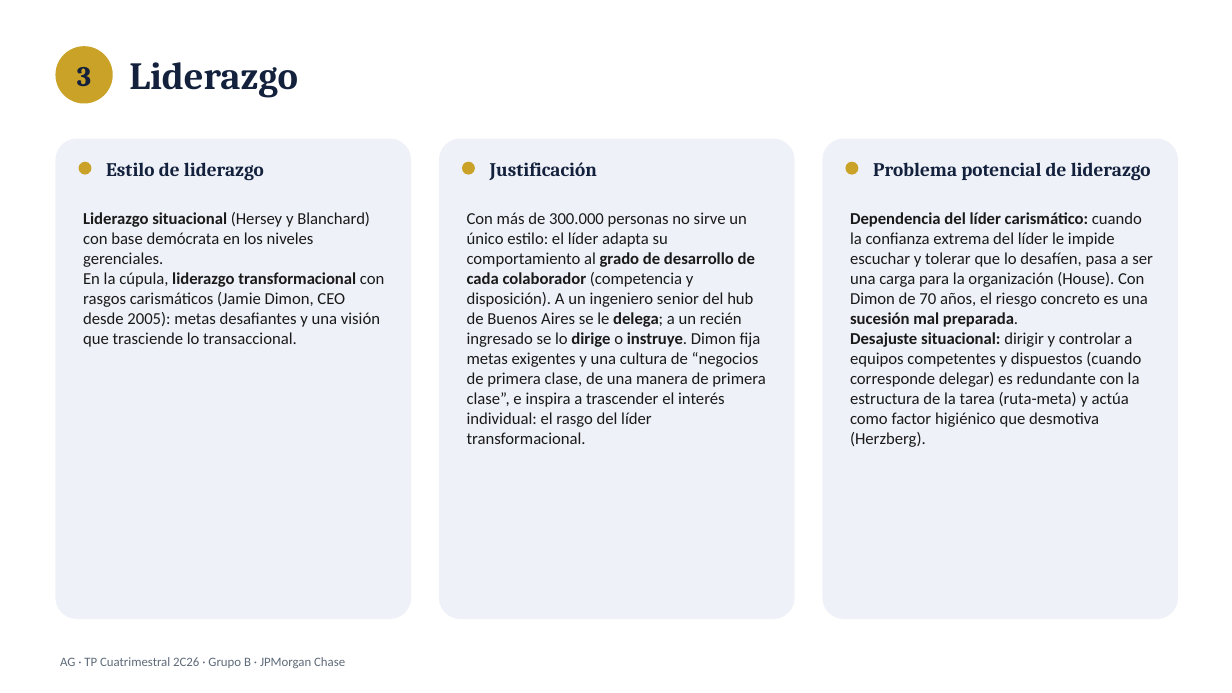
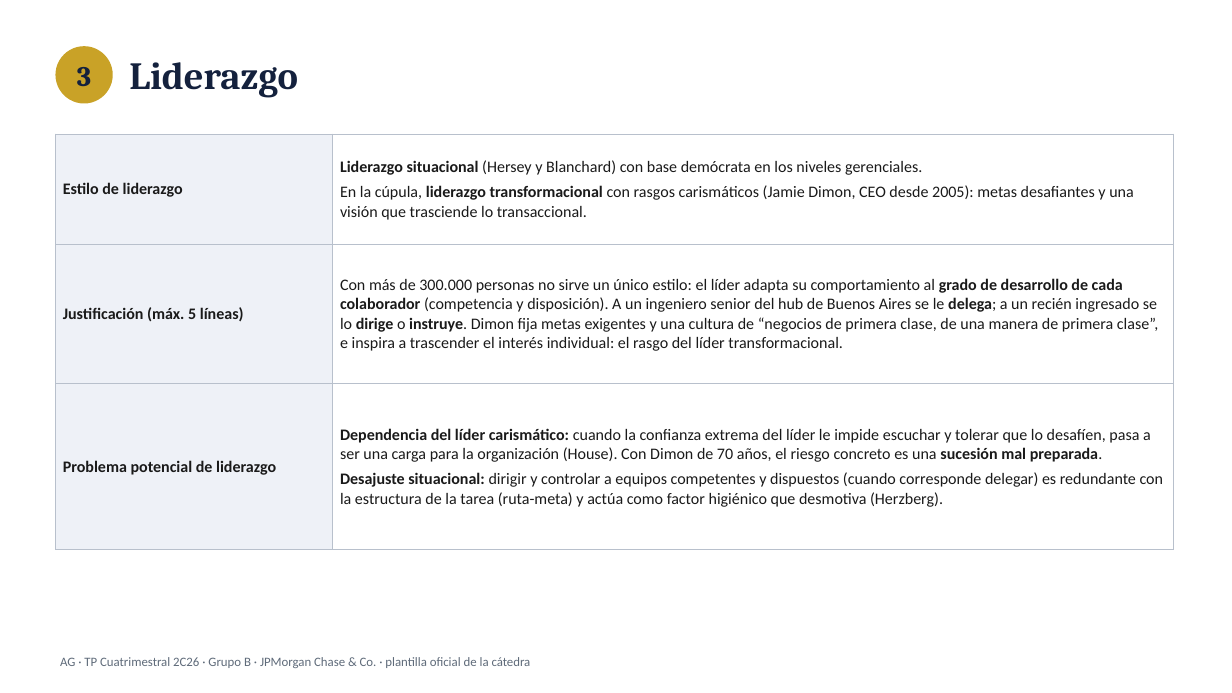
Before and after one commit to lschirripa/utn-boost, a slide deck: slide 4 of materias/administracion-gerencial/tp-cuatrimestral/exports/00_TP Cuatrimestral_GB.pptx. Drawn at 1232x693 pixels with LibreOffice and Linux fonts; fonts in the diff are those of the drawing. Boxes give left, top, right and bottom in pixels: in the first picture for what was removed or moved away, otherwise in the second. Text is boxed around its words. In the diff, an @@ line names an element or a change of style, - is before the commit and + after.

```diff
--- a/materias/administracion-gerencial/tp-cuatrimestral/exports/00_TP Cuatrimestral_GB.pptx
+++ b/materias/administracion-gerencial/tp-cuatrimestral/exports/00_TP Cuatrimestral_GB.pptx
@@ rounded rectangle removed at box(55, 139, 411, 619) @@
@@ table added at box(55, 134, 1174, 550), 3 rows, 2 columns @@
+Estilo de liderazgo | Liderazgo situacional (Hersey y Blanchard) con base demócrata en los niveles gerenciales. / En la cúpula, liderazgo transformacional con rasgos carismáticos (Jamie Dimon, CEO desde 2005): metas desafiantes y una visión que trasciende lo transaccional.
+Justificación (máx. 5 líneas) | Con más de 300.000 personas no sirve un único estilo: el líder adapta su comportamiento al grado de desarrollo de cada colaborador (competencia y disposición). A un ingeniero senior del hub de Buenos Aires se le delega; a un recién ingresado se lo dirige o instruye. Dimon fija metas exigentes y una cultura de “negocios de primera clase, de una manera de primera clase”, e inspira a trascender el interés individual: el rasgo del líder transformacional.
+Problema potencial de liderazgo | Dependencia del líder carismático: cuando la confianza extrema del líder le impide escuchar y tolerar que lo desafíen, pasa a ser una carga para la organización (House). Con Dimon de 70 años, el riesgo concreto es una sucesión mal preparada. / Desajuste situacional: dirigir y controlar a equipos competentes y dispuestos (cuando corresponde delegar) es redundante con la estructura de la tarea (ruta-meta) y actúa como factor higiénico que desmotiva (Herzberg).
@@ rounded rectangle removed at box(439, 139, 795, 619) @@
@@ rounded rectangle removed at box(823, 139, 1178, 619) @@
@@ ellipse removed at box(79, 162, 91, 175) @@
@@ text removed at box(106, 162, 264, 181) @@
-Estilo de liderazgo
@@ ellipse removed at box(462, 162, 475, 175) @@
@@ text removed at box(490, 162, 597, 180) @@
-Justificación
@@ ellipse removed at box(846, 162, 859, 175) @@
@@ text removed at box(873, 162, 1151, 181) @@
-Problema potencial de liderazgo
@@ text removed at box(83, 212, 384, 347) @@
-Liderazgo situacional (Hersey y Blanchard) con base demócrata en los niveles gerenciales.
-En la cúpula, liderazgo transformacional con rasgos carismáticos (Jamie Dimon, CEO desde 2005): metas desafiantes y una visión que trasciende lo transaccional.
@@ text removed at box(467, 212, 765, 444) @@
-Con más de 300.000 personas no sirve un único estilo: el líder adapta su comportamiento al grado de desarrollo de cada colaborador (competencia y disposición). A un ingeniero senior del hub de Buenos Aires se le delega; a un recién ingresado se lo dirige o instruye. Dimon fija metas exigentes y una cultura de “negocios de primera clase, de una manera de primera clase”, e inspira a trascender el interés individual: el rasgo del líder transformacional.
@@ text removed at box(850, 212, 1153, 447) @@
-Dependencia del líder carismático: cuando la confianza extrema del líder le impide escuchar y tolerar que lo desafíen, pasa a ser una carga para la organización (House). Con Dimon de 70 años, el riesgo concreto es una sucesión mal preparada.
-Desajuste situacional: dirigir y controlar a equipos competentes y dispuestos (cuando corresponde delegar) es redundante con la estructura de la tarea (ruta-meta) y actúa como factor higiénico que desmotiva (Herzberg).
@@ text at box(60, 657, 531, 668): text changed @@
-AG · TP Cuatrimestral 2C26 · Grupo B · JPMorgan Chase
+AG · TP Cuatrimestral 2C26 · Grupo B · JPMorgan Chase & Co. · plantilla oficial de la cátedra
```
Also in this commit, not shown: 9 other slides changed, 2 other files.
